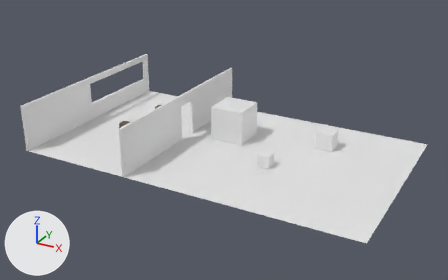
The glTF model public/models/startingRoom.glb as it was, and as the next commit left it.
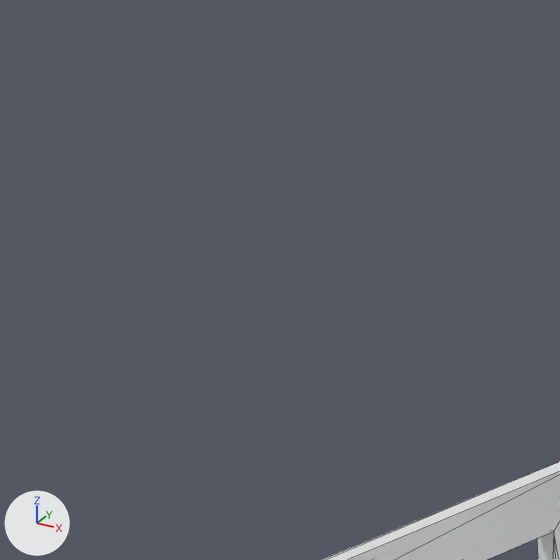
The first picture shows the older version from a camera (50 mm lens) standing at (21.85, -31.12, 14.69) and looking at (6.64, -3.47, 0.86). The close-ups show both versions on the part from 21% to 32% of the width and 5% to 23% of the height of that picture. Arrows for +X, +Y and +Z are at lower left; the lights stay in place. The close-ups show mesh edges as thin lines. Where no turn or scale is listed for an object, it has been applied to the vertices.

The older version as bpy lines, for what is in view:
```python
me_cube_005 = bpy.data.meshes.new('Cube.005')
me_cube_005.from_pydata(...)  # 388 vertices, 588 faces; spans x -0.248..0.248, y -0.248..0.248, z -0.248..0.248
me_cube_005.materials.append(mat_crate_005)
me_plane_005 = bpy.data.meshes.new('Plane.005')
me_plane_005.from_pydata(...)  # 16 vertices, 30 faces; spans x 0.0..0.13, y -8.46..3.36, z -1.35..1.35
ob_crate_001 = bpy.data.objects.new('crate.001', me_cube_005)
ob_crate_001.location = (-0.314, -3.331, 0.248)
ob_wall_glass = bpy.data.objects.new('Wall glass', me_plane_005)
ob_wall_glass.location = (-3.364, 0.0, 1.352)
```
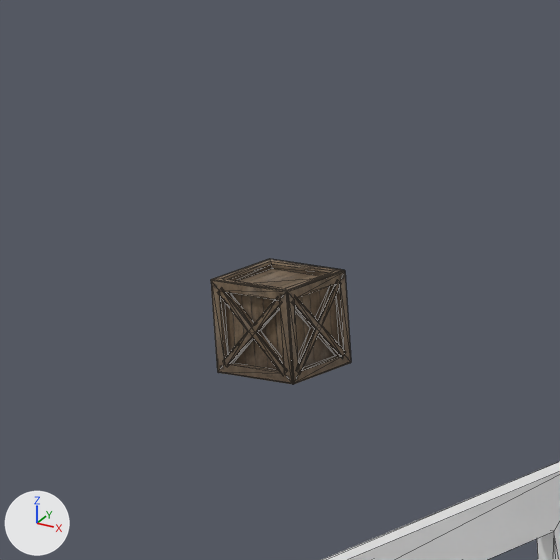
What differs and where, as boxes (x1, y1, x2, y2) in the close-ups (560 x 560 px):
'crate.001', moved (not visible before)
    after: (211, 259, 351, 384)

The change, as a list of edits to the scene's bpy script:
```text
Change ob_crate_001:
    ob_crate_001.location: (-0.314, -3.331, 0.248) -> (-0.314, -3.331, 5.491)
```
